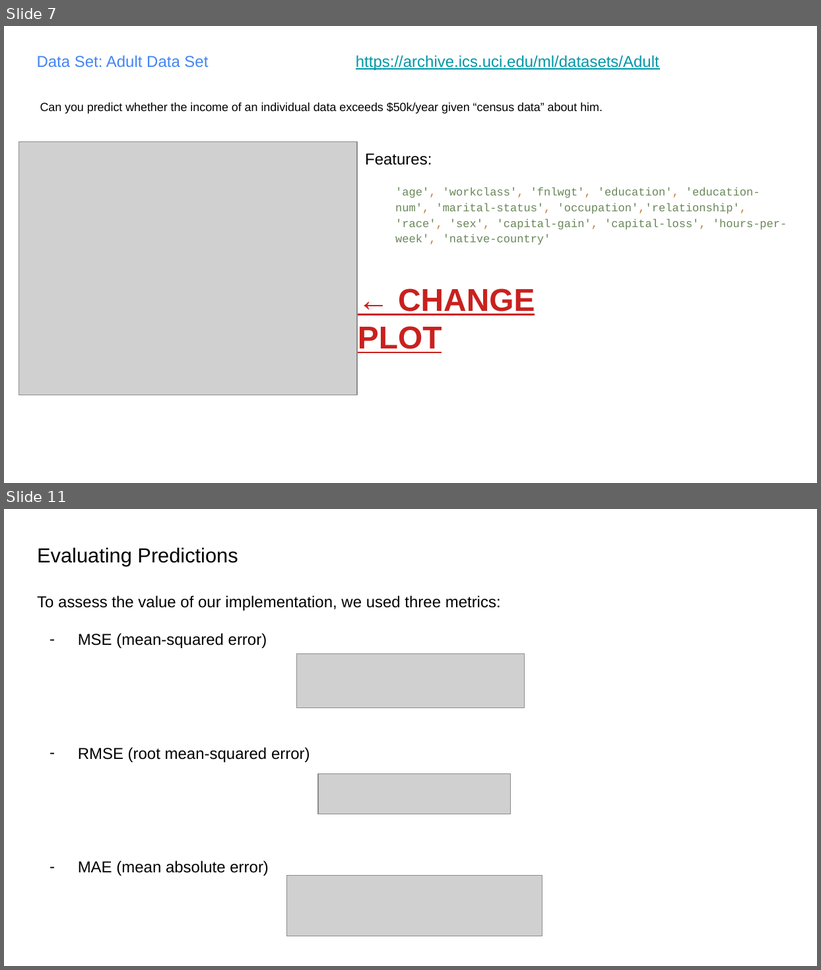
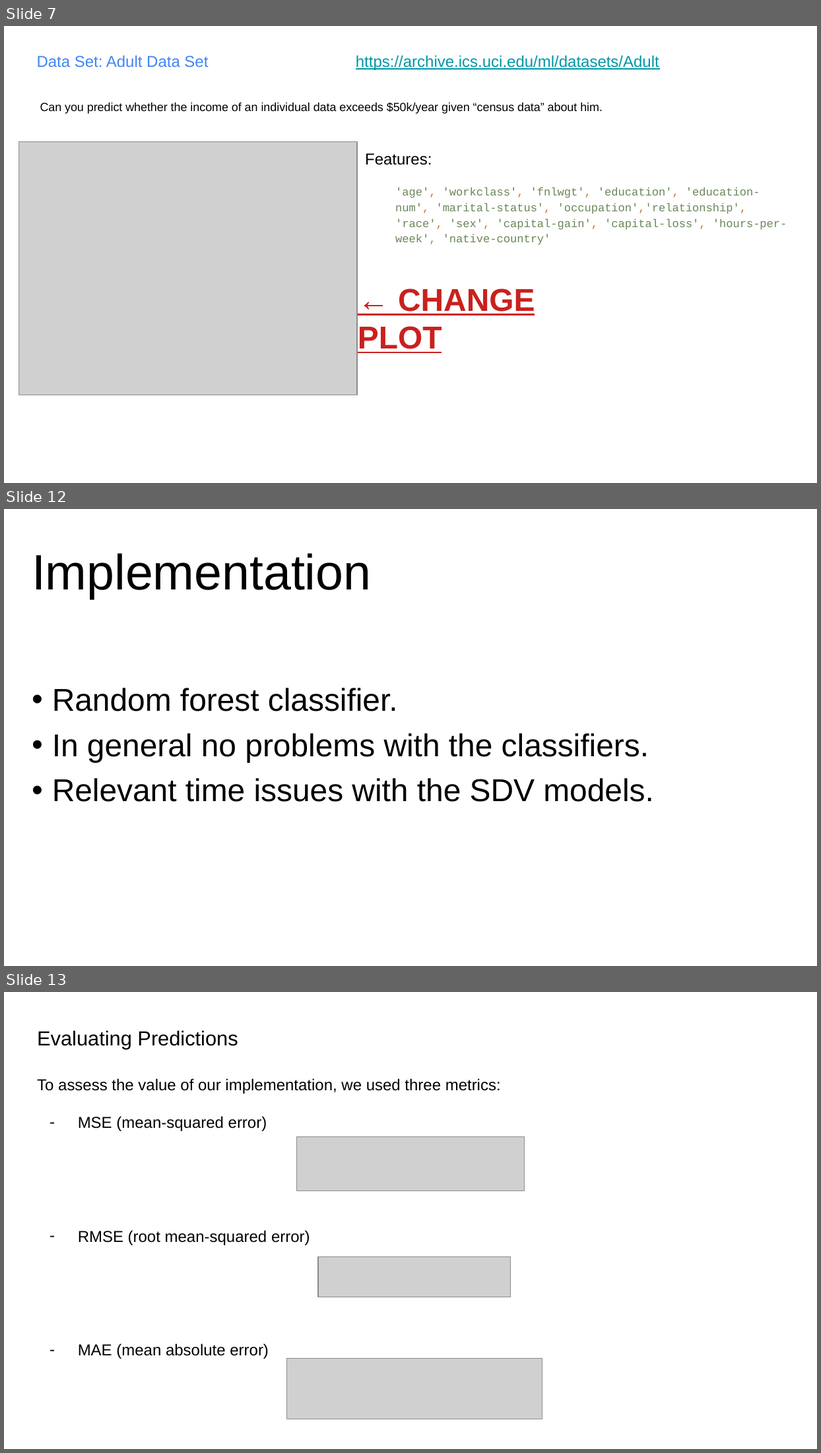
Before and after one commit to fambrogi/MachineLearning, a slide deck: ex_3/Slides_ML_3.pptx. Shown one above the other, each under a label of ours: slides 7 and 11 before the commit, slides 7, 12 and 13 after it; the slides between them are not shown. The pictures are 821x970 and 821x1453 pixels, drawn with LibreOffice and Linux fonts; fonts in the diff are those of the drawing; grey boxes stand for pictures. Boxes give left, top, right and bottom in pixels: in the first picture for what was removed or moved away, otherwise in the second. Text is boxed around its words. In the diff, an @@ line names an element or a change of style, - is before the commit and + after.

```diff
--- a/ex_3/Slides_ML_3.pptx
+++ b/ex_3/Slides_ML_3.pptx
@@ slide 12 added at <box>4,509,817,966</box>, background #FFFFFF @@
@@ title added at <box>32,553,371,599</box>, 44 pt, text #000000 @@
+Implementation
@@ subtitle added at <box>52,688,654,802</box>, 28 pt, text #000000 @@
+• Random forest classifier.
+• In general no problems with the classifiers.
+• Relevant time issues with the SDV models.
@@ what was slide 11 is now slide 13 @@
```
Also in this commit, not shown: 2 slides changed, 4 other slides added, 2 slides removed.
